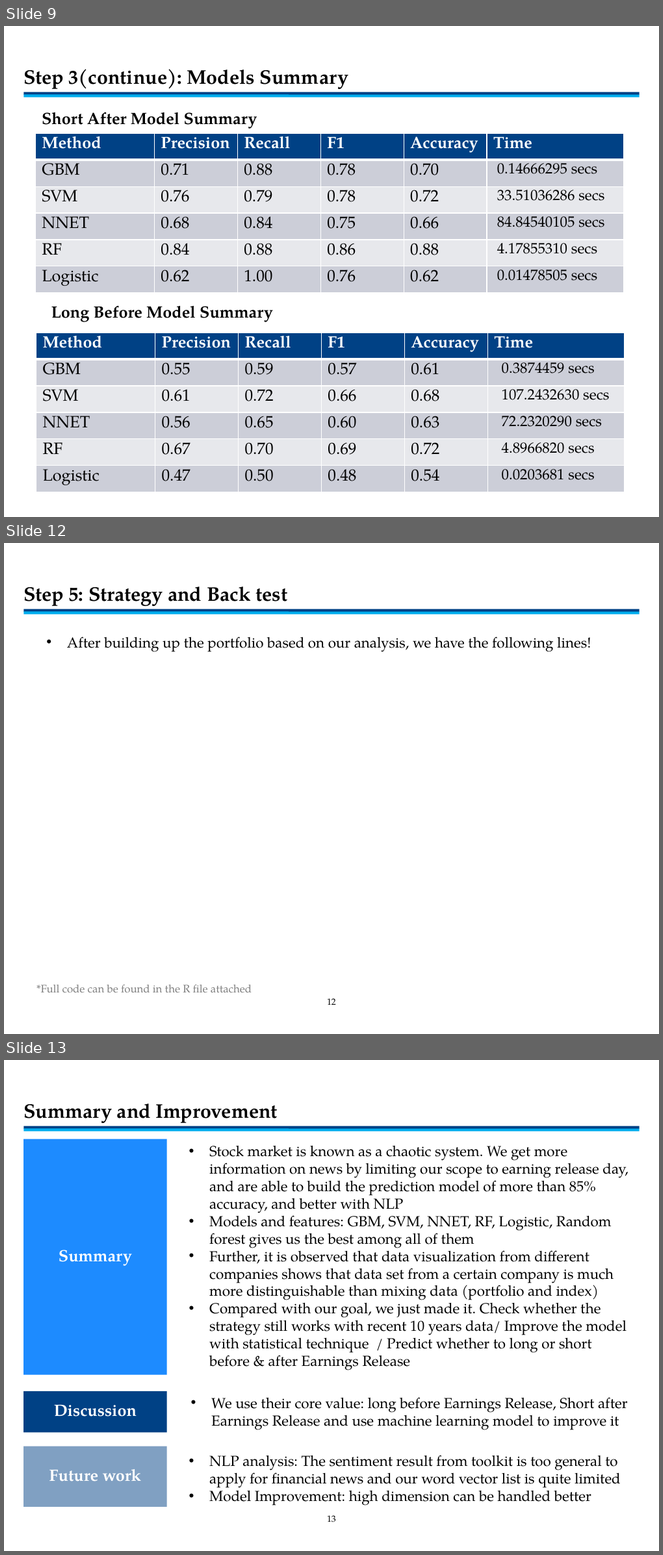
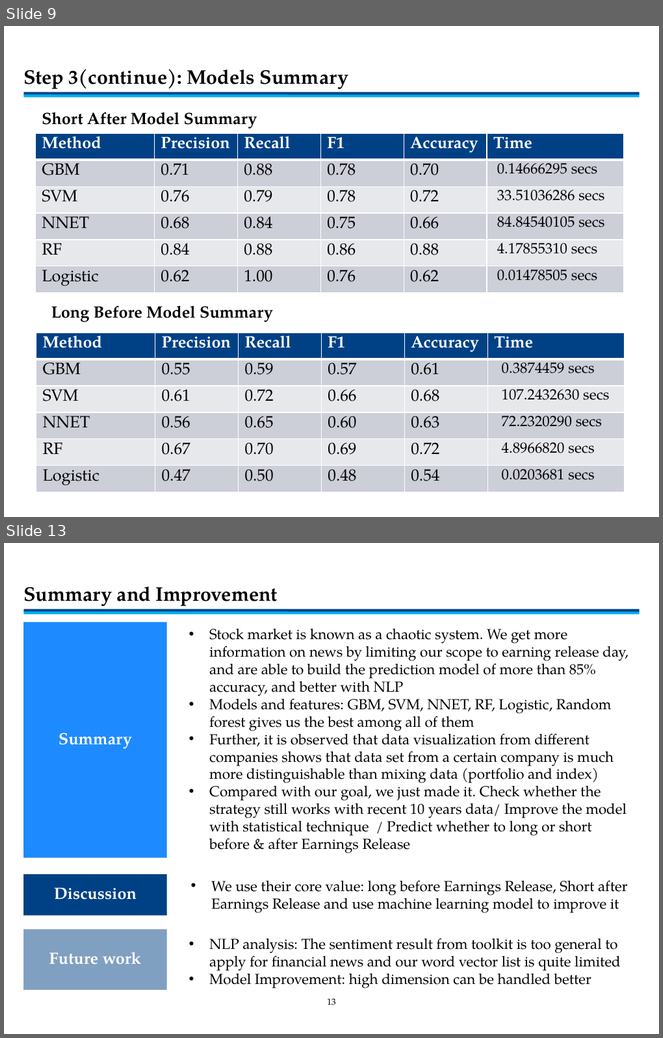
Before and after one commit to JasonLi-TMT/Earnings-Release-Premium, a slide deck: output/time series & NLP.pptx. Shown one above the other, each under a label of ours: slides 9, 12 and 13 before the commit, slides 9 and 13 after it; the slides between them are not shown. The pictures are 663x1555 and 663x1038 pixels, drawn with LibreOffice and Linux fonts; fonts in the diff are those of the drawing. Boxes give left, top, right and bottom in pixels: in the first picture for what was removed or moved away, otherwise in the second. Text is boxed around its words. In the diff, an @@ line names an element or a change of style, - is before the commit and + after.

```diff
--- a/output/time series & NLP.pptx
+++ b/output/time series & NLP.pptx
@@ slide 12 removed at bbox=[4, 543, 659, 1034], background #FFFFFF; not listed: 3 template elements that a slide beside it also shows @@
@@ title removed at bbox=[24, 587, 287, 606] @@
-Step 5: Strategy and Back test
@@ text removed at bbox=[67, 637, 591, 652] @@
-• After building up the portfolio based on our analysis, we have the following lines!
@@ text removed at bbox=[36, 985, 252, 993] @@
-*Full code can be found in the R file attached
@@ page number removed at bbox=[327, 999, 336, 1005] @@
-12
```
Also in this commit, not shown: 3 slides changed, 1 slide added, 1 other file.
